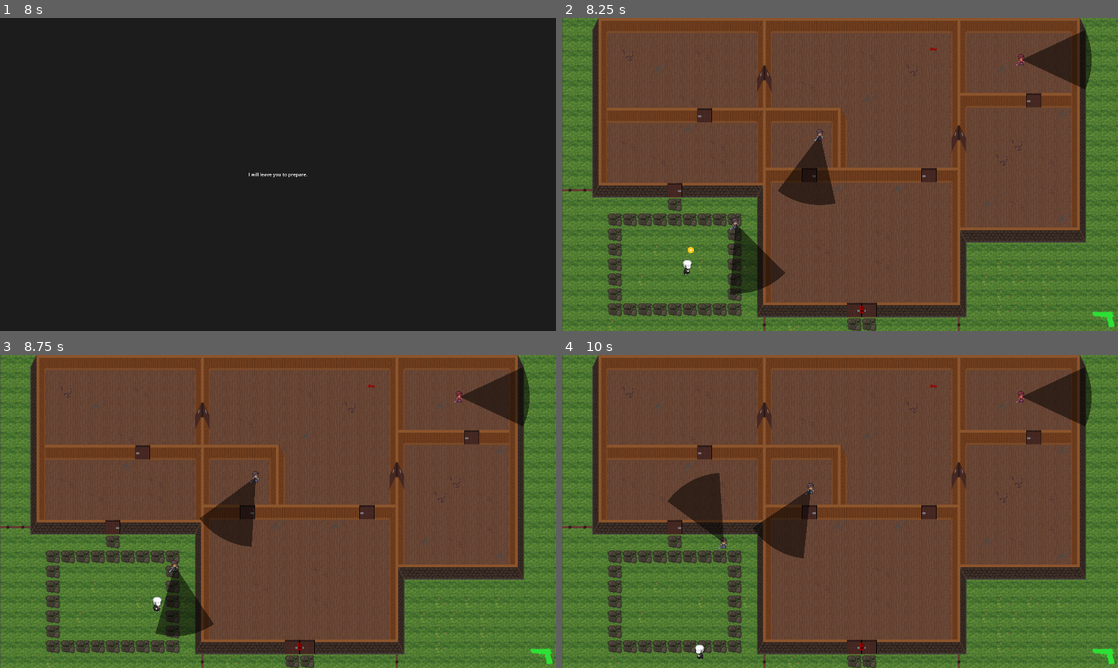
Above: before the commit, frames 1-4 (two rows, left to right).
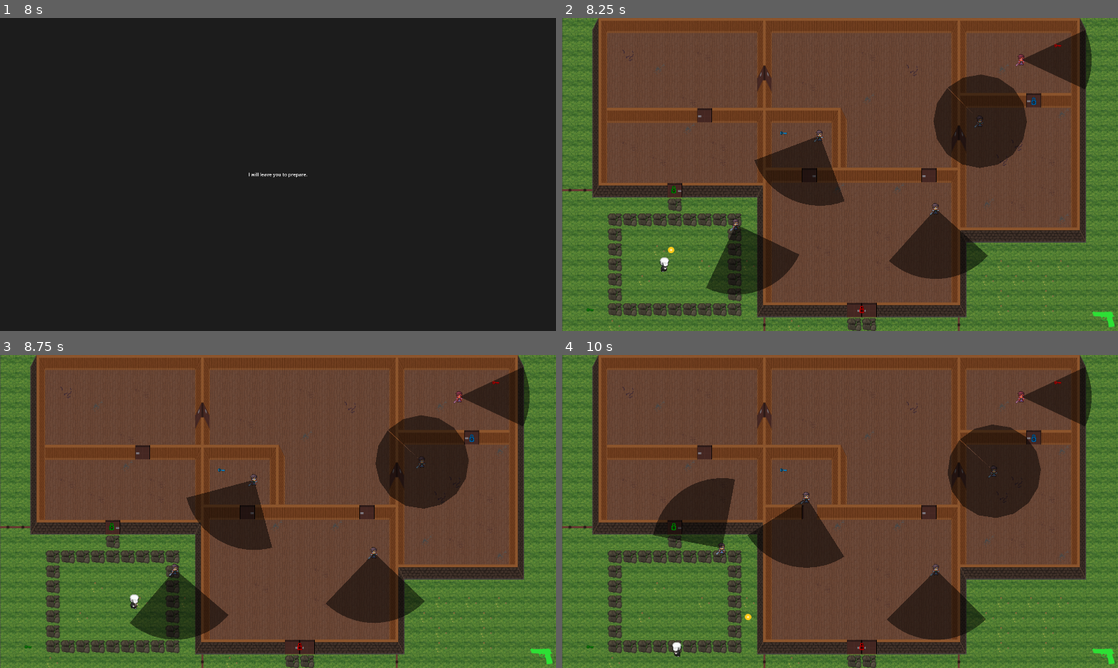
Above: after the commit, the same moments.

Repository: hoiton/gamedev
Game: Godot game, scene res://ui/main_menu.tscn
Same seed, same stepped clock (60 frames per second), same inputs: the game is played once before the commit and once after it.
Inputs (mouse positions are in pixels of both pictures, inside the frame that each line leads up to):
- Up to frame 1 (8 s): click "Play" at 0.5 s; tap Enter (ui_accept) at 1.25, 1.52, 2.27, 2.75, 3.77, 4.25, 4.52, 5, 5.27, 5.75, 6.77, 7.52 s; move the mouse to (400, 158) at 1.27 s; hold D (move_right) 1.28-2.03 s; tap X (lure) every 1.5 s from 1.35 to 7.35 s; move the mouse to (166, 190) at 2.02 s; hold S (move_down) 2.03-2.78 s; tap Q (throw) every 1.5 s from 2.1 to 6.6 s; move the mouse to (333, 105) at 2.77 s; hold D (move_right) 2.78-3.53 s; move the mouse to (250, 237) at 3.52 s; hold W (move_up) 3.53-4.28 s; move the mouse to (444, 221) at 4.27 s; hold A (move_left) 4.28-5.78 s; move the mouse to (111, 127) at 5.02 s; move the mouse to (305, 174) at 5.77 s; hold S (move_down) 5.78-6.53 s; move the mouse to (194, 96) at 6.52 s; hold D (move_right) 6.53-7.28 s; move the mouse to (400, 158) at 7.27 s; hold W (move_up) from 7.28 s (still down)
- Up to frame 2 (8.25 s): tap Enter (ui_accept) at 8 s; move the mouse to (728, 190) at 8.02 s; release W (move_up) at 8.03 s; hold D (move_right) from 8.03 s (still down); tap Q (throw) at 8.1 s
- Up to frame 3 (8.75 s): keep holding D (move_right); tap Enter (ui_accept) at 8.27 s
- Up to frame 4 (10 s): move the mouse to (895, 442) at 8.77 s; release D (move_right) at 8.78 s; hold S (move_down) 8.78-9.53 s; tap X (lure) at 8.85 s; move the mouse to (812, 574) at 9.52 s; hold A (move_left) from 9.53 s (still down); tap Q (throw) at 9.6 s; tap Enter (ui_accept) at 9.77 s

Frame 1 is identical in both runs. In frame 2, 8.2% of the frame differs, in the area x 4-90%, y 8-94%; in frame 3, 8.2%; in frame 4, 8.7%, in the area x 4-90%, y 8-98%.

Commit message:
add keys and guards for level 1 and 2

Diff:
--- a/src/levels/level1.tscn
+++ b/src/levels/level1.tscn
@@ -27,6 +27,18 @@
 }
 point_count = 24
 
+[sub_resource type="Curve2D" id="Curve2D_omn1t"]
+_data = {
+"points": PackedVector2Array(0, 0, 0, 0, 1.2388916, 1.2388916, 0, 0, 0, 0, 1.8583374, 181.49753, 0, 0, 0, 0, -327.68658, 177.1614, 0, 0, 0, 0, -324.3352, 89.13092, 0, 0, 0, 0, 1.2388916, 92.91681, 0, 0, 0, 0, -0.6194458, -0.6194458, 0, 0, 0, 0, -322.73105, 0, 0, 0, 0, 0, -325.2088, 87.96124, 0, 0, 0, 0, -322.73105, -0.6194458, 0, 0, 0, 0, 0, 0)
+}
+point_count = 10
+
+[sub_resource type="Curve2D" id="Curve2D_lf3p4"]
+_data = {
+"points": PackedVector2Array(0, 0, 0, 0, 0.6194458, 1.2388916, 0, 0, 0, 0, 180.87811, 166.63083, 0, 0, 0, 0, 0, 0)
+}
+point_count = 3
+
 [node name="Level1" type="Node2D"]
 
 [node name="PauseMenu" parent="." instance=ExtResource("9_omn1t")]
@@ -57,14 +69,16 @@
 tile_set = ExtResource("1_kvvkh")
 
 [node name="Player" parent="WorldTransform" instance=ExtResource("2_aaqj5")]
-position = Vector2(182.11694, 532.723)
+position = Vector2(133.20943, 527.2615)
 
 [node name="Targets" type="Node" parent="WorldTransform"]
 
 [node name="Target1" parent="WorldTransform/Targets" node_paths=PackedStringArray("patrol_path") instance=ExtResource("4_ua5ty")]
 position = Vector2(596, 703)
 scale = Vector2(1.6143473, 1.6143473)
+patrol_speed = 60.0
 patrol_path = NodePath("Patrol Path")
+vision_fov_deg = 90.0
 
 [node name="Patrol Path" type="Path2D" parent="WorldTransform/Targets/Target1"]
 position = Vector2(-293, -427)
@@ -73,7 +87,9 @@
 [node name="Target2" parent="WorldTransform/Targets" node_paths=PackedStringArray("patrol_path") instance=ExtResource("4_ua5ty")]
 position = Vector2(893, 396)
 scale = Vector2(1.6143473, 1.6143473)
+patrol_speed = 60.0
 patrol_path = NodePath("Patrol Path")
+vision_fov_deg = 90.0
 
 [node name="Patrol Path" type="Path2D" parent="WorldTransform/Targets/Target2"]
 curve = SubResource("Curve2D_pdpul")
@@ -82,6 +98,26 @@
 position = Vector2(1587, 144)
 scale = Vector2(1.6143473, 1.6143473)
 is_real_target = true
+
+[node name="Target4" parent="WorldTransform/Targets" node_paths=PackedStringArray("patrol_path") instance=ExtResource("4_ua5ty")]
+position = Vector2(1290, 650)
+scale = Vector2(1.6143473, 1.6143473)
+patrol_speed = 50.0
+patrol_path = NodePath("Path2D")
+vision_fov_deg = 90.0
+
+[node name="Path2D" type="Path2D" parent="WorldTransform/Targets/Target4"]
+curve = SubResource("Curve2D_omn1t")
+
+[node name="Target5" parent="WorldTransform/Targets" node_paths=PackedStringArray("patrol_path") instance=ExtResource("4_ua5ty")]
+position = Vector2(1439, 351)
+scale = Vector2(1.6143473, 1.6143473)
+patrol_path = NodePath("Path2D")
+vision_range = 200.0
+vision_fov_deg = 359.0
+
+[node name="Path2D" type="Path2D" parent="WorldTransform/Targets/Target5"]
+curve = SubResource("Curve2D_lf3p4")
 
 [node name="Wall_front" type="TileMapLayer" parent="WorldTransform"]
 tile_map_data = PackedByteArray("AAAYAAgAAAACAAQAAAALAAQAAAACAAQAAAA=")
@@ -108,6 +144,7 @@
 position = Vector2(1265, 541)
 scale = Vector2(1.6143473, 1.6143473)
 door_layer = NodePath("../../Door")
+lock_color = Color(1.6364455e-06, 0.8081867, 1.540184e-06, 1)
 
 [node name="Door4" parent="WorldTransform/Doors" node_paths=PackedStringArray("door_layer") instance=ExtResource("3_aaqj5")]
 position = Vector2(854, 543)
@@ -118,6 +155,9 @@
 position = Vector2(386, 592)
 scale = Vector2(1.6143473, 1.6143473)
 door_layer = NodePath("../../Door")
+locked = true
+key_id = "green"
+lock_color = Color(1.0348111e-06, 0.72033894, 1.540184e-06, 1)
 
 [node name="Door6" parent="WorldTransform/Doors" node_paths=PackedStringArray("door_layer") instance=ExtResource("3_aaqj5")]
 position = Vector2(491, 337)
@@ -135,6 +175,9 @@
 position = Vector2(1629, 287)
 scale = Vector2(1.6143473, 1.6143473)
 door_layer = NodePath("../../Door")
+locked = true
+key_id = "blue"
+lock_color = Color(0, 0.5451935, 0.9369953, 1)
 
 [node name="Exit" parent="WorldTransform" instance=ExtResource("5_61w3m")]
 position = Vector2(576, 664)
@@ -144,9 +187,23 @@
 
 [node name="GreenGunIcon" parent="WorldTransform/Overlay" instance=ExtResource("6_pdpul")]
 
-[node name="Node" type="Node" parent="WorldTransform"]
-
-[node name="Key" parent="WorldTransform/Node" instance=ExtResource("7_8hd6v")]
-position = Vector2(1283, 107)
+[node name="Keys" type="Node" parent="WorldTransform"]
+
+[node name="Key" parent="WorldTransform/Keys" instance=ExtResource("7_8hd6v")]
+position = Vector2(1712, 95)
 collision_layer = 1
 collision_mask = 1
+
+[node name="Key2" parent="WorldTransform/Keys" instance=ExtResource("7_8hd6v")]
+position = Vector2(765, 397)
+collision_layer = 1
+collision_mask = 1
+key_id = "blue"
+key_color = Color(3.85046e-07, 0.560516, 0.88064355, 1)
+
+[node name="Key3" parent="WorldTransform/Keys" instance=ExtResource("7_8hd6v")]
+position = Vector2(97, 1007)
+collision_layer = 1
+collision_mask = 1
+key_id = "green"
+key_color = Color(0, 0.66749895, 1.347661e-06, 1)
--- a/src/levels/level2.tscn
+++ b/src/levels/level2.tscn
@@ -7,6 +7,7 @@
 [ext_resource type="PackedScene" uid="uid://c0i2cgoxlhm32" path="res://environment/door.tscn" id="3_qyb5k"]
 [ext_resource type="PackedScene" uid="uid://kal682p2xnlv" path="res://environment/exit.tscn" id="4_py88r"]
 [ext_resource type="PackedScene" uid="uid://d3pf8bnybs22c" path="res://ui/green_gun_icon.tscn" id="6_s1bpp"]
+[ext_resource type="PackedScene" uid="uid://d0n0l5y0xwq2k" path="res://environment/key.tscn" id="8_e8p81"]
 
 [sub_resource type="NavigationPolygon" id="NavigationPolygon_g1dg4"]
 vertices = PackedVector2Array(999.0469, 416.90625, 999.9375, 589.90625, 794.6094, 588.09375, 796.6172, 555, 798.0703, 5 …(2052 unchanged characters)…
@@ -19,6 +20,30 @@
 }
 point_count = 5
 
+[sub_resource type="Curve2D" id="Curve2D_55gdq"]
+_data = {
+"points": PackedVector2Array(0, 0, 0, 0, -2, 3, 0, 0, 0, 0, 11, 549, 0, 0, 0, 0, -254, 552, 0, 0, 0, 0, -253, -4, 0, 0, 0, 0, -2, -2)
+}
+point_count = 5
+
+[sub_resource type="Curve2D" id="Curve2D_crte6"]
+_data = {
+"points": PackedVector2Array(0, 0, 0, 0, -1, 1, 0, 0, 0, 0, 4, 847, 0, 0, 0, 0, 0, 0)
+}
+point_count = 3
+
+[sub_resource type="Curve2D" id="Curve2D_hq01p"]
+_data = {
+"points": PackedVector2Array(0, 0, 0, 0, 1, 4, 0, 0, 0, 0, 0, 655, 0, 0, 0, 0, 1, 5)
+}
+point_count = 3
+
+[sub_resource type="Curve2D" id="Curve2D_fjysh"]
+_data = {
+"points": PackedVector2Array(0, 0, 0, 0, -3, 3, 0, 0, 0, 0, -173, 205, 0, 0, 0, 0, -3, 6)
+}
+point_count = 3
+
 [node name="Level2" type="Node2D"]
 
 [node name="PauseMenu" parent="." instance=ExtResource("1_76ugp")]
@@ -53,6 +78,39 @@
 position = Vector2(-293, -427)
 curve = SubResource("Curve2D_61w3m")
 
+[node name="Target2" parent="WorldTransform/Targets" node_paths=PackedStringArray("patrol_path") instance=ExtResource("3_g1dg4")]
+position = Vector2(1431, 280)
+patrol_path = NodePath("")
+is_real_target = true
+
+[node name="Target3" parent="WorldTransform/Targets" node_paths=PackedStringArray("patrol_path") instance=ExtResource("3_g1dg4")]
+position = Vector2(699, 285)
+patrol_path = NodePath("Path2D")
+
+[node name="Path2D" type="Path2D" parent="WorldTransform/Targets/Target3"]
+curve = SubResource("Curve2D_55gdq")
+
+[node name="Target4" parent="WorldTransform/Targets" node_paths=PackedStringArray("patrol_path") instance=ExtResource("3_g1dg4")]
+position = Vector2(358, 91)
+patrol_path = NodePath("Path2D")
+
+[node name="Path2D" type="Path2D" parent="WorldTransform/Targets/Target4"]
+curve = SubResource("Curve2D_crte6")
+
+[node name="Target5" parent="WorldTransform/Targets" node_paths=PackedStringArray("patrol_path") instance=ExtResource("3_g1dg4")]
+position = Vector2(808, 87)
+patrol_path = NodePath("Path2D")
+
+[node name="Path2D" type="Path2D" parent="WorldTransform/Targets/Target5"]
+curve = SubResource("Curve2D_hq01p")
+
+[node name="Target6" parent="WorldTransform/Targets" node_paths=PackedStringArray("patrol_path") instance=ExtResource("3_g1dg4")]
+position = Vector2(267, 761)
+patrol_path = NodePath("Path2D")
+
+[node name="Path2D" type="Path2D" parent="WorldTransform/Targets/Target6"]
+curve = SubResource("Curve2D_fjysh")
+
 [node name="Wall_front" type="TileMapLayer" parent="WorldTransform"]
 tile_map_data = PackedByteArray("AAAIABMAAAACAAQAAAAIAAwAAAACAAQAAAAIAAUAAAACAAQAAAAIABwAAAACAAQAAAAZABMAAAACAAQAAAAZAAwAAAACAAQAAAAZAAUAAAACAAQAAAAhABoAAAAGAAQAAAALABAAAAACAAQAAAAWABAAAAACAAQAAAAvABUAAAAHAAQAAAAvAAwAAAACAAQAAAA=")
 tile_set = ExtResource("1_p1d34")
@@ -75,6 +133,9 @@
 [node name="Door3" parent="WorldTransform/Doors" node_paths=PackedStringArray("door_layer") instance=ExtResource("3_qyb5k")]
 position = Vector2(312, 922)
 door_layer = NodePath("../../Door")
+locked = true
+key_id = "white"
+lock_color = Color(1, 1, 1, 1)
 
 [node name="Door4" parent="WorldTransform/Doors" node_paths=PackedStringArray("door_layer") instance=ExtResource("3_qyb5k")]
 position = Vector2(311, 635)
@@ -83,10 +144,16 @@
 [node name="Door5" parent="WorldTransform/Doors" node_paths=PackedStringArray("door_layer") instance=ExtResource("3_qyb5k")]
 position = Vector2(312, 411)
 door_layer = NodePath("../../Door")
+locked = true
+key_id = "blue"
+lock_color = Color(0, 0.5478699, 0.9276161, 1)
 
 [node name="Door6" parent="WorldTransform/Doors" node_paths=PackedStringArray("door_layer") instance=ExtResource("3_qyb5k")]
 position = Vector2(311, 188)
 door_layer = NodePath("../../Door")
+locked = true
+key_id = "pink"
+lock_color = Color(0.83294034, 0.0013158948, 0.9351045, 1)
 
 [node name="Door7" parent="WorldTransform/Doors" node_paths=PackedStringArray("door_layer") instance=ExtResource("3_qyb5k")]
 position = Vector2(855, 409)
@@ -99,22 +166,40 @@
 [node name="Door9" parent="WorldTransform/Doors" node_paths=PackedStringArray("door_layer") instance=ExtResource("3_qyb5k")]
 position = Vector2(855, 187)
 door_layer = NodePath("../../Door")
+locked = true
+key_id = "purple"
+lock_color = Color(0.41324046, 0.26762176, 1, 1)
 
 [node name="Door10" parent="WorldTransform/Doors" node_paths=PackedStringArray("door_layer") instance=ExtResource("3_qyb5k")]
 position = Vector2(760, 538)
 door_layer = NodePath("../../Door")
+locked = true
+key_id = "green"
+lock_color = Color(0, 0.78361595, 3.85046e-07, 1)
 
 [node name="Door11" parent="WorldTransform/Doors" node_paths=PackedStringArray("door_layer") instance=ExtResource("3_qyb5k")]
 position = Vector2(582, 234)
 door_layer = NodePath("../../Door")
+locked = true
+key_id = "orange"
+lock_color = Color(0.79607844, 0.41960785, 0, 1)
 
 [node name="Door12" parent="WorldTransform/Doors" node_paths=PackedStringArray("door_layer") instance=ExtResource("3_qyb5k")]
 position = Vector2(1560, 411)
 door_layer = NodePath("../../Door")
+locked = true
+key_id = "black"
+lock_color = Color(0, 0, 0, 1)
 
 [node name="Door13" parent="WorldTransform/Doors" node_paths=PackedStringArray("door_layer") instance=ExtResource("3_qyb5k")]
 position = Vector2(1560, 698)
 door_layer = NodePath("../../Door")
+
+[node name="Door14" parent="WorldTransform/Doors" node_paths=PackedStringArray("door_layer") instance=ExtResource("3_qyb5k")]
+position = Vector2(1112, 857)
+door_layer = NodePath("../../Door")
+locked = true
+key_id = "red"
 
 [node name="Exit" parent="WorldTransform" instance=ExtResource("4_py88r")]
 position = Vector2(540, 10)
@@ -123,3 +208,59 @@
 [node name="Overlay" type="CanvasLayer" parent="WorldTransform"]
 
 [node name="GreenGunIcon" parent="WorldTransform/Overlay" instance=ExtResource("6_s1bpp")]
+
+[node name="Keys" type="Node" parent="WorldTransform"]
+
+[node name="Key" parent="WorldTransform/Keys" instance=ExtResource("8_e8p81")]
+position = Vector2(100, 87)
+collision_layer = 1
+collision_mask = 1
+
+[node name="Key2" parent="WorldTransform/Keys" instance=ExtResource("8_e8p81")]
+position = Vector2(100, 314)
+collision_layer = 1
+collision_mask = 1
+key_id = "green"
+key_color = Color(0, 0.73971456, 1.92523e-07, 1)
+
+[node name="Key3" parent="WorldTransform/Keys" instance=ExtResource("8_e8p81")]
+position = Vector2(99, 533)
+collision_layer = 1
+collision_mask = 1
+key_id = "blue"
+key_color = Color(0, 0.56889397, 0.8467852, 1)
+
+[node name="Key4" parent="WorldTransform/Keys" instance=ExtResource("8_e8p81")]
+position = Vector2(1061, 91)
+collision_layer = 1
+collision_mask = 1
+key_id = "white"
+key_color = Color(1, 1, 1, 1)
+
+[node name="Key5" parent="WorldTransform/Keys" instance=ExtResource("8_e8p81")]
+position = Vector2(1063, 310)
+collision_layer = 1
+collision_mask = 1
+key_id = "orange"
+key_color = Color(0.8627451, 0.4509804, 0.015686275, 1)
+
+[node name="Key6" parent="WorldTransform/Keys" instance=ExtResource("8_e8p81")]
+position = Vector2(1065, 535)
+collision_layer = 1
+collision_mask = 1
+key_id = "pink"
+key_color = Color(0.8945552, 0.00020157159, 0.77606386, 1)
+
+[node name="Key7" parent="WorldTransform/Keys" instance=ExtResource("8_e8p81")]
+position = Vector2(99, 760)
+collision_layer = 1
+collision_mask = 1
+key_id = "black"
+key_color = Color(0, 0, 0, 1)
+
+[node name="Key8" parent="WorldTransform/Keys" instance=ExtResource("8_e8p81")]
+position = Vector2(1756, 904)
+collision_layer = 1
+collision_mask = 1
+key_id = "purple"
+key_color = Color(0.42090997, 0.19856057, 0.99999994, 1)
Not shown: 1 places in src/levels/level1.tscn that only renumber resources
Not shown: 1 places in src/levels/level2.tscn that only renumber resources
